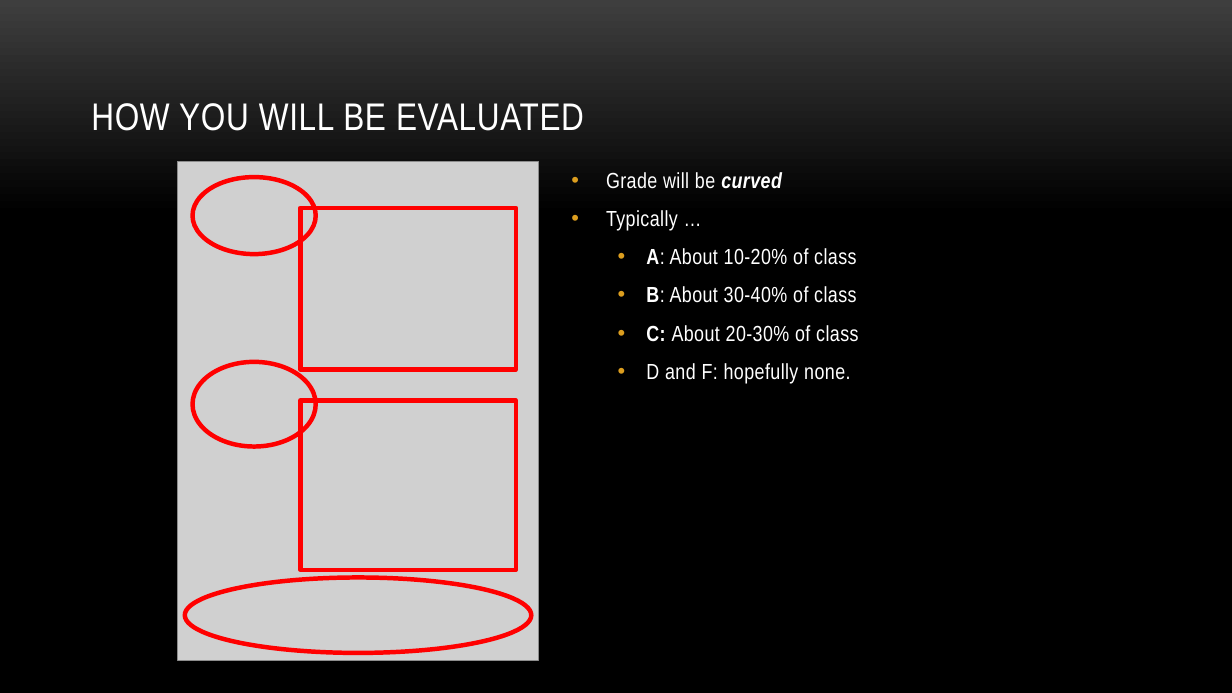
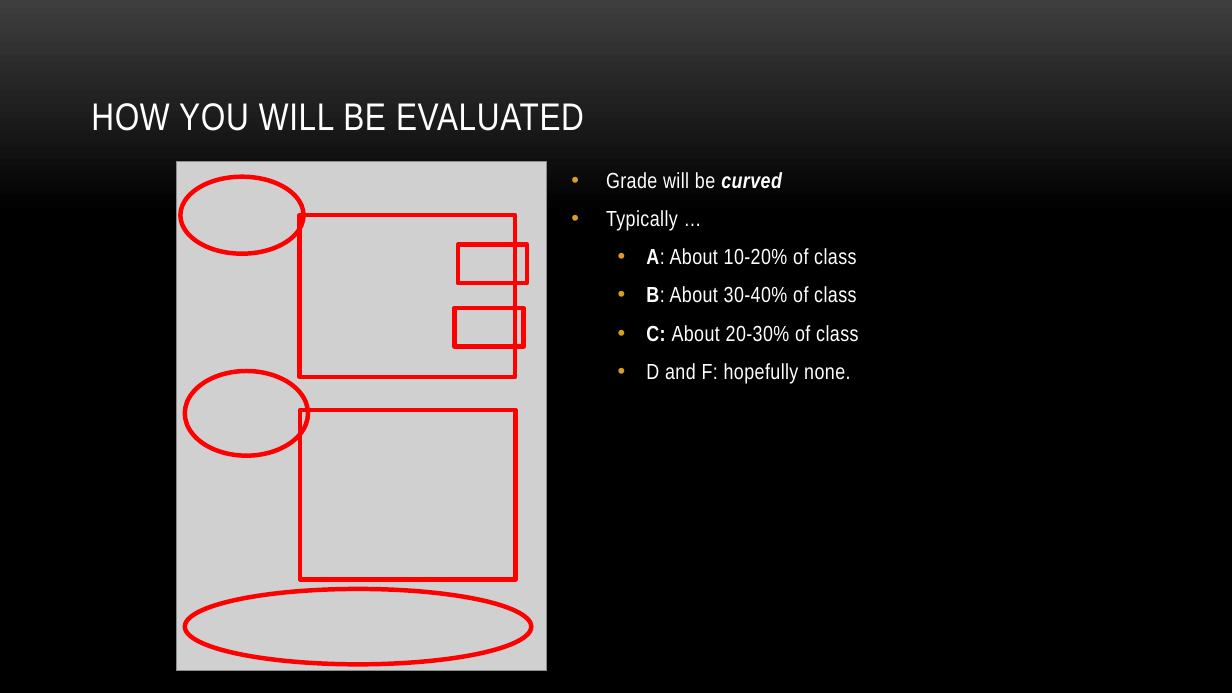
Before and after one commit to myuwbclasses/IntroGameDev-XJTU, a slide deck: slide 15 of PPT/Intro.pptx. Drawn at 1232x693 pixels with LibreOffice and Linux fonts; fonts in the diff are those of the drawing; grey boxes stand for pictures; background and template pictures are left out. Boxes give left, top, right and bottom in pixels: in the first picture for what was removed or moved away, otherwise in the second. Text is boxed around its words. In the diff, an @@ line names an element or a change of style, - is before the commit and + after.

```diff
--- a/PPT/Intro.pptx
+++ b/PPT/Intro.pptx
@@ picture: place and size @@
-picture at box(177, 162, 540, 660)
+picture at box(177, 162, 547, 671)
@@ ellipse: place and size @@
-ellipse at box(192, 177, 315, 254)
+ellipse at box(180, 177, 303, 253)
@@ rectangle: place and size @@
-rectangle at box(300, 208, 516, 370)
+rectangle at box(299, 215, 515, 377)
@@ rectangle added at box(457, 245, 527, 284), outline #FF0000 3.5 pt @@
@@ rectangle added at box(455, 308, 524, 347), outline #FF0000 3.5 pt @@
@@ ellipse: place and size @@
-ellipse at box(192, 362, 315, 447)
+ellipse at box(185, 372, 308, 457)
@@ rectangle: place and size @@
-rectangle at box(300, 400, 516, 569)
+rectangle at box(300, 410, 516, 579)
@@ ellipse: place and size @@
-ellipse at box(185, 578, 531, 653)
+ellipse at box(185, 589, 531, 665)
```
Also in this commit, not shown: 3 other slides changed.
